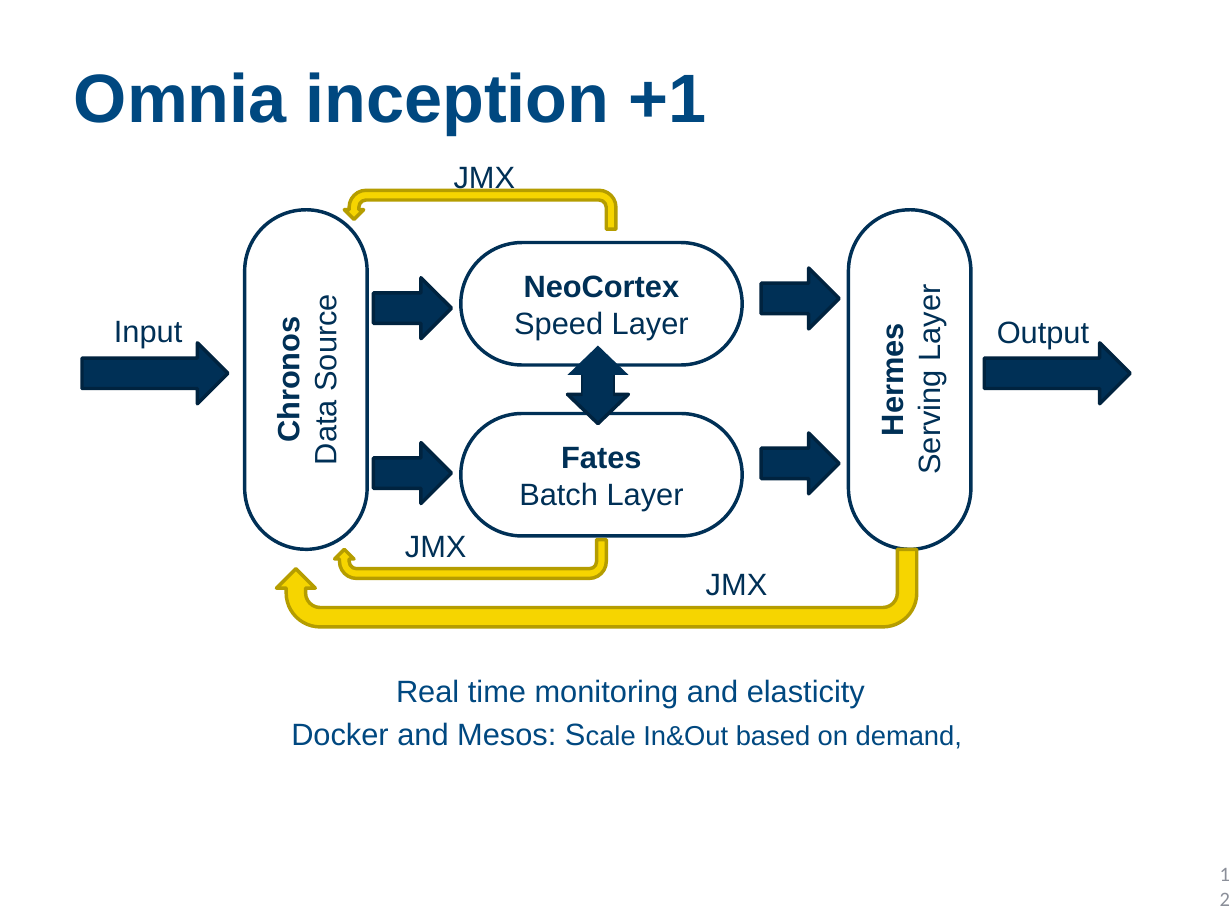
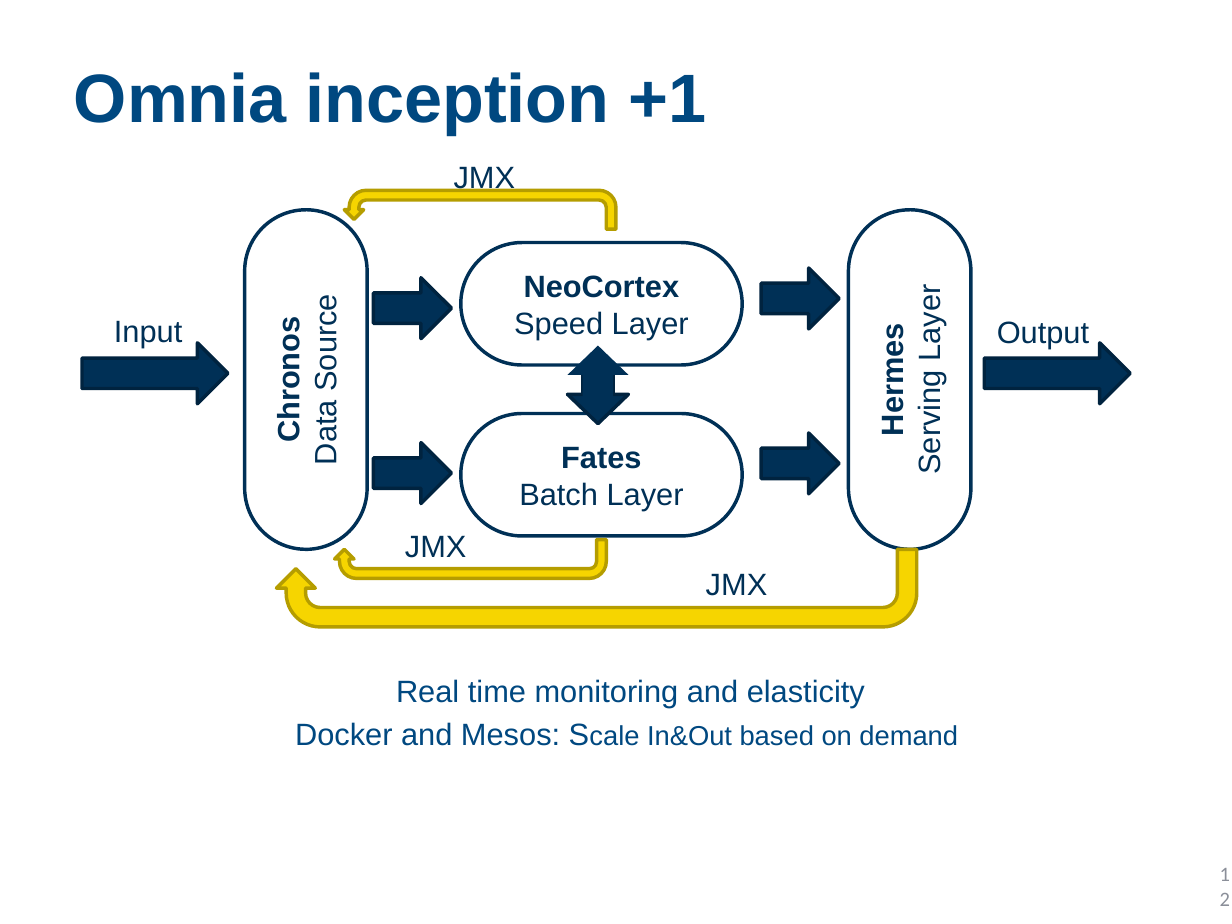
Before and after one commit to dortizesquivel/presentations, a slide deck: slide 12 of 09:2015 - YAPC /Omnia in 20 minutes.pptx. Drawn at 1232x924 pixels with LibreOffice and Linux fonts; fonts in the diff are those of the drawing; background and template pictures are left out. Boxes give left, top, right and bottom in pixels: in the first picture for what was removed or moved away, otherwise in the second. Text is boxed around its words. In the diff, an @@ line names an element or a change of style, - is before the commit and + after.

```diff
--- a/09:2015 - YAPC /Omnia in 20 minutes.pptx
+++ b/09:2015 - YAPC /Omnia in 20 minutes.pptx
@@ text at bbox=[295, 722, 958, 746]: text changed @@
-Docker and Mesos: Scale In&Out based on demand,
+Docker and Mesos: Scale In&Out based on demand
```
Also in this commit, not shown: 5 other slides changed, 1 other file.
